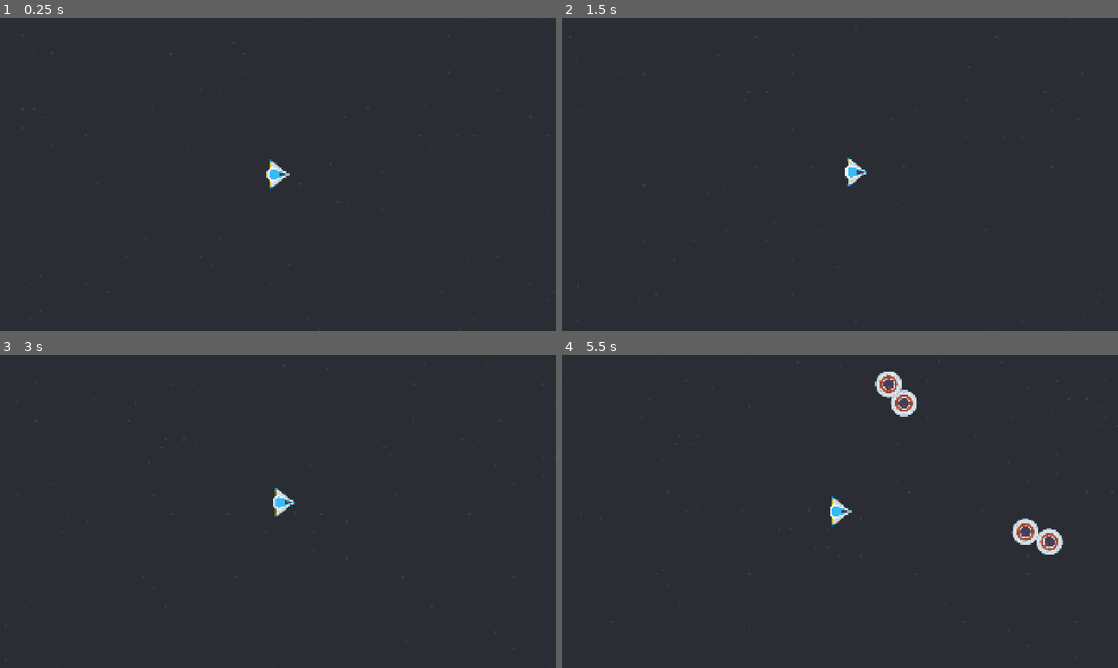
Above: before the commit, frames 1-4 (two rows, left to right).
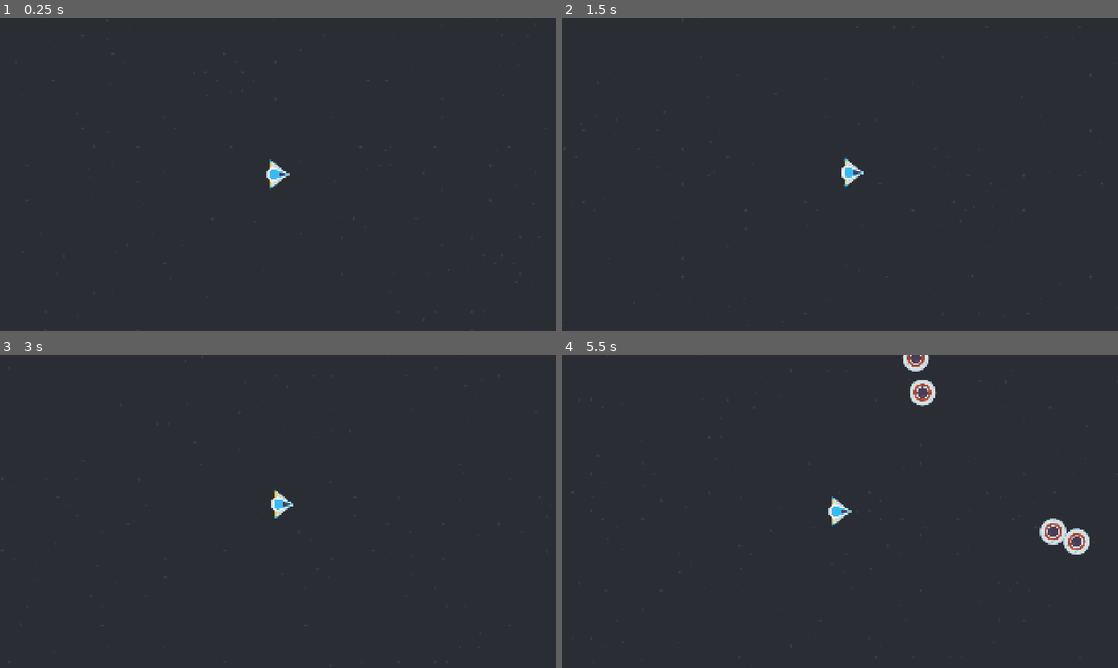
Above: after the commit, the same moments.

Repository: two-sticks-and-a-rock/space-arcade
Game: Godot game, scene res://scenes/main.tscn
Same seed, same stepped clock (60 frames per second), same inputs: the game is played once before the commit and once after it.
Inputs (mouse positions are in pixels of both pictures, inside the frame that each line leads up to):
- Up to frame 1 (0.25 s): no input
- Up to frame 2 (1.5 s): tap Enter at 0.5 s; move the mouse to (962, 158) at 0.52 s; press the mouse at (962, 158) at 0.53 s; tap Space at 1.25 s; move the mouse to (728, 190) at 1.27 s; release the mouse at (728, 190) at 1.28 s; click (728, 190) at 1.35 s
- Up to frame 3 (3 s): move the mouse to (333, 442) at 2.02 s; press the mouse at (333, 442) at 2.03 s; tap Enter at 2.75 s; move the mouse to (250, 574) at 2.77 s; release the mouse at (250, 574) at 2.78 s; click (250, 574) at 2.85 s
- Up to frame 4 (5.5 s): move the mouse to (1006, 558) at 3.52 s; press the mouse at (1006, 558) at 3.53 s; tap Space at 4.25 s; move the mouse to (673, 464) at 4.27 s; release the mouse at (673, 464) at 4.28 s; click (673, 464) at 4.35 s; move the mouse to (867, 511) at 5.02 s; press the mouse at (867, 511) at 5.03 s

The runs differ from the first frame. In frame 2, 0.2% of the frame differs, in the area x 50-55%, y 44-55%; in frame 3, 0.2%; in frame 4, 2.2%, in the area x 47-95%, y 0-64%.

Commit message:
feat: Move the world around the player (#24)
* global mover

* change player to staticbody to prevent moving from (0,0)

* set constant_linear_velocity for player

* custom camerawork

* custom scroll background

Diff:
--- a/project.godot
+++ b/project.godot
@@ -14,6 +14,10 @@
 run/main_scene="uid://be6oad5gocvyr"
 config/features=PackedStringArray("4.7", "GL Compatibility")
 config/icon="res://icon.svg"
+
+[autoload]
+
+Mover="*uid://dqp8wbinl3xpu"
 
 [display]
 
@@ -59,6 +63,11 @@
 ]
 }
 
+[layer_names]
+
+2d_physics/layer_1="player"
+2d_physics/layer_2="enemies"
+
 [physics]
 
 3d/physics_engine="Jolt Physics"
--- /dev/null
+++ b/scenes/MOVER.gd
@@ -0,0 +1,13 @@
+extends Node
+
+var direction : Vector2 = Vector2.ZERO
+var speed : float = 0.0
+
+var velocity
+
+func get_movement() -> Vector2:
+	return velocity
+
+func _physics_process(_delta):
+	velocity = direction * speed
+	direction = lerp(direction, Vector2.ZERO, 0.01)
--- a/scenes/enemies/enemy.gd
+++ b/scenes/enemies/enemy.gd
@@ -1,8 +1,8 @@
-extends RigidBody2D
+extends CharacterBody2D
 
-@onready var player = get_parent().get_node("%player") as RigidBody2D
+@onready var player = get_parent().get_node("%player") as StaticBody2D
 
-var velocity = Vector2(randf_range(250.0, 300.0), 0.0)
+var speed = Vector2(randf_range(250.0, 300.0), 0.0)
 # Called when the node enters the scene tree for the first time.
 func _ready():
 	var mob_types = Array($AnimatedSprite2D.sprite_frames.get_animation_names())
@@ -10,10 +10,11 @@
 	$AnimatedSprite2D.play()
 
 
-# Called every frame. 'delta' is the elapsed time since the previous frame.
 func _physics_process(_delta):
 	look_at(player.position)
-	linear_velocity = velocity.rotated(rotation)
+	velocity = speed.rotated(rotation)
+	velocity -= Mover.get_movement()
+	move_and_slide()
 
 func _on_visible_on_screen_notifier_2d_screen_exited():
 	queue_free()
--- a/scenes/enemies/enemy.tscn
+++ b/scenes/enemies/enemy.tscn
@@ -17,9 +17,9 @@
 "speed": 5.0
 }]
 
-[node name="enemy_ufo_red" type="RigidBody2D" unique_id=1382670408]
-collision_mask = 0
-gravity_scale = 0.0
+[node name="enemy_ufo_red" type="CharacterBody2D" unique_id=202267076]
+collision_layer = 2
+motion_mode = 1
 script = ExtResource("1_md0e3")
 metadata/_edit_group_ = true
 
--- a/scenes/main.gd
+++ b/scenes/main.gd
@@ -12,7 +12,7 @@
 
 func _on_enemy_timer_timeout():
 	# Create a new instance of the Mob scene.
-	var enemy = enemy_scene.instantiate() as RigidBody2D
+	var enemy = enemy_scene.instantiate() as CharacterBody2D
 
 	# Choose a random location on Path2D.
 	var enemy_spawn_pos = $player/EnemyPath/EnemySpawnLocation
--- a/scenes/main.tscn
+++ b/scenes/main.tscn
@@ -21,7 +21,6 @@
 
 [node name="player" parent="." unique_id=2109895852 instance=ExtResource("3_jyhfs")]
 unique_name_in_owner = true
-position = Vector2(0, 0)
 
 [node name="EnemyPath" type="Path2D" parent="player" unique_id=1257585160]
 position = Vector2(-65.89342, -507.8911)
--- a/scenes/player/player.gd
+++ b/scenes/player/player.gd
@@ -1,17 +1,4 @@
-extends RigidBody2D
-
-signal hit
-
-var direction = Vector2.ZERO
-var velocity = 0
+extends StaticBody2D
 
 func _physics_process(_delta):
-	linear_velocity = direction * velocity
-	direction = lerp(direction, Vector2.ZERO, 0.01)
-
-func _on_body_entered(_body):
-	# disable player collision
-	# hide()
-	hit.emit()
-	# Must be deferred as we can't change physics properties on a physics callback.
-	$CollisionShape2D.set_deferred("disabled", true)
+	constant_linear_velocity = Mover.get_movement()
--- a/scenes/player/player.tscn
+++ b/scenes/player/player.tscn
@@ -3,6 +3,7 @@
 [ext_resource type="Texture2D" uid="uid://bxqn8riy2auod" path="res://art/sprites/player/playerShip3_blue.png" id="1_3vyb7"]
 [ext_resource type="Script" uid="uid://d02iqtql42dlw" path="res://scenes/player/player.gd" id="1_g2els"]
 [ext_resource type="Script" uid="uid://cg3xb6odenjtk" path="res://scenes/player/slingshot.gd" id="3_gmlin"]
+[ext_resource type="PackedScene" uid="uid://dqg2sovwx03w3" path="res://scenes/player/player_cam.tscn" id="3_lvxji"]
 
 [sub_resource type="SpriteFrames" id="SpriteFrames_kcn5b"]
 animations = [{
@@ -18,8 +19,8 @@
 [sub_resource type="CircleShape2D" id="CircleShape2D_gmlin"]
 radius = 36.05551
 
-[node name="player" type="RigidBody2D" unique_id=2109895852]
-gravity_scale = 0.0
+[node name="player" type="StaticBody2D" unique_id=1664336922]
+collision_mask = 2
 script = ExtResource("1_g2els")
 metadata/_edit_group_ = true
 
@@ -31,11 +32,7 @@
 [node name="CollisionShape2D" type="CollisionShape2D" parent="." unique_id=697972149]
 shape = SubResource("CircleShape2D_gmlin")
 
+[node name="PlayerCam" parent="." unique_id=366946419 instance=ExtResource("3_lvxji")]
+
 [node name="slingshot" type="Line2D" parent="." unique_id=1362438699]
 script = ExtResource("3_gmlin")
-
-[node name="Camera2D" type="Camera2D" parent="." unique_id=1719499633]
-process_callback = 0
-position_smoothing_enabled = true
-
-[connection signal="body_entered" from="." to="." method="_on_body_entered"]
--- /dev/null
+++ b/scenes/player/player_cam.gd
@@ -0,0 +1,10 @@
+extends Camera2D
+
+
+func _ready():
+	pass # Replace with function body.
+
+
+func _physics_process(delta):
+	position -= Mover.get_movement()*delta
+	position = lerp(position, Vector2.ZERO, 0.1)
--- /dev/null
+++ b/scenes/player/player_cam.tscn
@@ -0,0 +1,6 @@
+[gd_scene format=3 uid="uid://dqg2sovwx03w3"]
+
+[ext_resource type="Script" uid="uid://dlldytuwniml8" path="res://scenes/player/player_cam.gd" id="1_rrte4"]
+
+[node name="PlayerCam" type="Camera2D" unique_id=366946419]
+script = ExtResource("1_rrte4")
--- a/scenes/player/slingshot.gd
+++ b/scenes/player/slingshot.gd
@@ -1,13 +1,13 @@
 extends Line2D
 
-@onready var player = get_parent() as RigidBody2D
+@onready var player = get_parent() as StaticBody2D
 
 var start_vector := Vector2.ZERO
 var end_vector := Vector2.ZERO
 
 func handle_speed(slingshot_vector: Vector2):
-		player.direction = slingshot_vector.normalized()
-		player.velocity = slingshot_vector.length()
+		Mover.direction = slingshot_vector.normalized()
+		Mover.speed = slingshot_vector.length()
 
 func _input(_event: InputEvent) -> void:
 	if Input.is_action_just_pressed("click"):
--- /dev/null
+++ b/scenes/scrolling_background.gd
@@ -0,0 +1,14 @@
+extends Parallax2D
+
+var scroll_x = 0.0
+var scroll_y = 0.0
+
+func _ready():
+	# ignore_camera_scroll = true
+	# follow_viewport = false
+	pass
+
+func _physics_process(delta):
+	scroll_x -= Mover.get_movement().x * delta
+	scroll_y -= Mover.get_movement().y * delta
+	scroll_offset = Vector2(scroll_x, scroll_y)
--- a/scenes/scrolling_background.tscn
+++ b/scenes/scrolling_background.tscn
@@ -1,5 +1,6 @@
 [gd_scene format=4 uid="uid://nchng1iwyms1"]
 
+[ext_resource type="Script" uid="uid://cr8yjpay0uuu4" path="res://scenes/scrolling_background.gd" id="1_j4awa"]
 [ext_resource type="Texture2D" uid="uid://dl4mwntwprtja" path="res://art/background/blue.png" id="1_r23cy"]
 
 [sub_resource type="TileSetAtlasSource" id="TileSetAtlasSource_bkp1e"]
@@ -28,6 +29,7 @@
 
 [node name="scrolling_background" type="Parallax2D" unique_id=2059599330]
 repeat_size = Vector2(1920, 1080)
+script = ExtResource("1_j4awa")
 
 [node name="background" type="TileMapLayer" parent="." unique_id=162470464]
 tile_map_data = PackedByteArray("AAARAAkAAAABAAEAAAAQAAkAAAACAAIAAAAPAAkAAAADAAMAAAAOAAkAAAADAAAAAAANAAkAAAAAAAEAAAAMAA …(8080 unchanged characters)…
Not shown, added: scenes/MOVER.gd.uid
Not shown, added: scenes/player/player_cam.gd.uid
Not shown, added: scenes/scrolling_background.gd.uid
